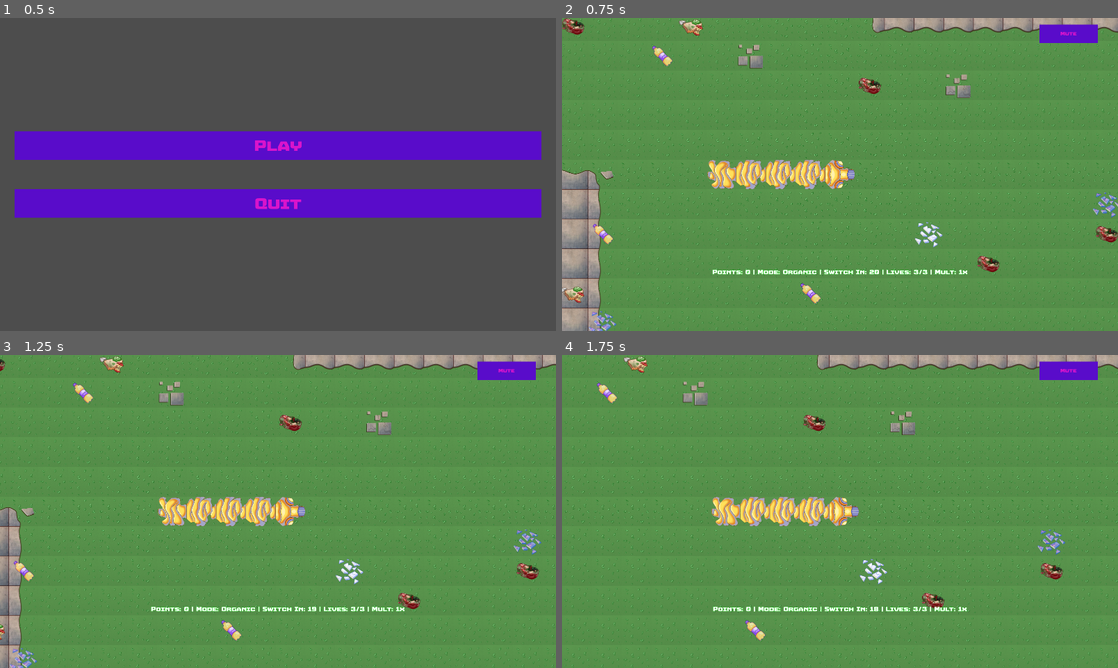
Above: before the commit, frames 1-4 (two rows, left to right).
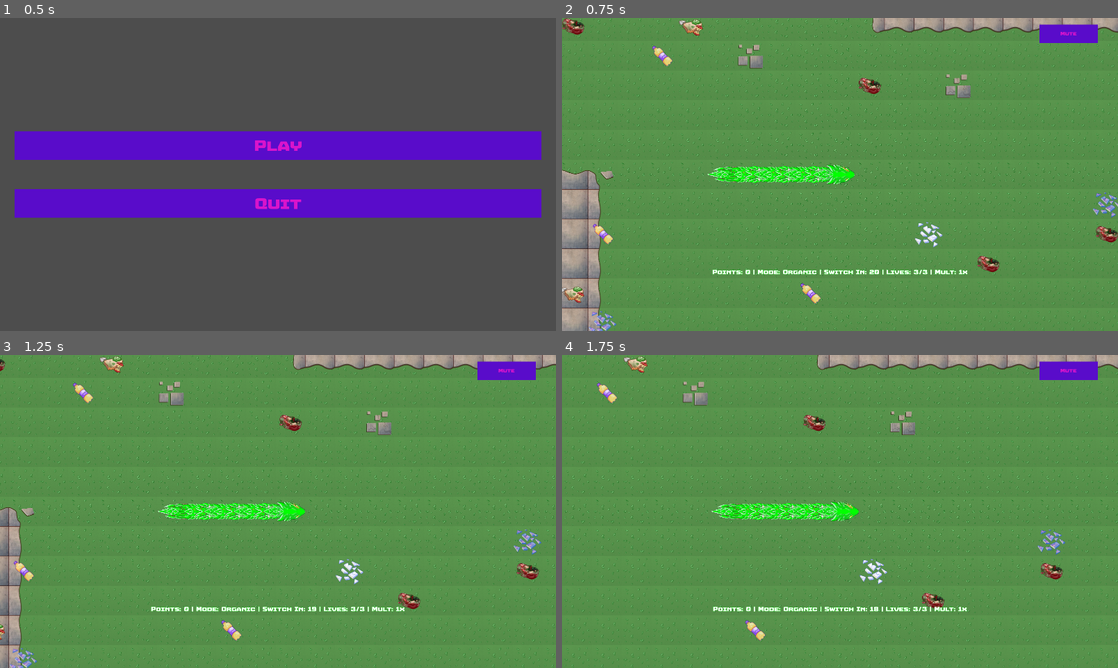
Above: after the commit, the same moments.

Repository: istamarahsan/s3rpent
Game: Godot game, scene res://root.tscn
Same seed, same stepped clock (60 frames per second), same inputs: the game is played once before the commit and once after it.
Inputs:
- Up to frame 1 (0.5 s): no input
- Up to frame 2 (0.75 s): click "Play" at 0.5 s
- Up to frame 3 (1.25 s): no input
- Up to frame 4 (1.75 s): tap Enter (ui_accept) at 1.25, 1.52 s; hold Right (ui_right) from 1.28 s (still down)

Frame 1 is identical in both runs. In frame 2, 1.9% of the frame differs, in the area x 26-53%, y 45-55%; in frame 3, 1.9%; in frame 4, 1.9%, in the area x 26-54%, y 45-55%.

Commit message:
update snake assets

Diff:
--- a/presentation/snake/glass.tres
+++ b/presentation/snake/glass.tres
@@ -1,27 +1,32 @@
-[gd_resource type="Resource" script_class="SnakeTheme" load_steps=7 format=3 uid="uid://bdnjgq7c4o4yb"]
+[gd_resource type="Resource" script_class="SnakeTheme" load_steps=8 format=3 uid="uid://bdnjgq7c4o4yb"]
 
 [ext_resource type="Texture2D" uid="uid://cr1j43rpb7k0c" path="res://assets/snake/glass snake tileset.png" id="1_5kmuc"]
 [ext_resource type="Script" path="res://presentation/snake/snake_theme.gd" id="2_aapaq"]
 
 [sub_resource type="AtlasTexture" id="AtlasTexture_i3qjc"]
 atlas = ExtResource("1_5kmuc")
-region = Rect2(128, 0, 128, 128)
+region = Rect2(256, 384, 128, 128)
 
 [sub_resource type="AtlasTexture" id="AtlasTexture_3cbgk"]
 atlas = ExtResource("1_5kmuc")
-region = Rect2(0, 128, 128, 128)
+region = Rect2(128, 256, 128, 128)
+
+[sub_resource type="AtlasTexture" id="AtlasTexture_imevh"]
+atlas = ExtResource("1_5kmuc")
+region = Rect2(256, 256, 128, 128)
 
 [sub_resource type="AtlasTexture" id="AtlasTexture_5m6uo"]
 atlas = ExtResource("1_5kmuc")
-region = Rect2(128, 128, 128, 128)
+region = Rect2(384, 384, 128, 128)
 
 [sub_resource type="AtlasTexture" id="AtlasTexture_pw8bc"]
 atlas = ExtResource("1_5kmuc")
-region = Rect2(0, 0, 128, 128)
+region = Rect2(128, 0, 128, 128)
 
 [resource]
 script = ExtResource("2_aapaq")
 head = SubResource("AtlasTexture_5m6uo")
 corner_left = SubResource("AtlasTexture_3cbgk")
+corner_right = SubResource("AtlasTexture_imevh")
 body = SubResource("AtlasTexture_i3qjc")
 tail = SubResource("AtlasTexture_pw8bc")
--- a/presentation/snake/plastic.tres
+++ b/presentation/snake/plastic.tres
@@ -1,15 +1,19 @@
-[gd_resource type="Resource" script_class="SnakeTheme" load_steps=7 format=3 uid="uid://dxgiplhlryaqw"]
+[gd_resource type="Resource" script_class="SnakeTheme" load_steps=8 format=3 uid="uid://dxgiplhlryaqw"]
 
 [ext_resource type="Script" path="res://presentation/snake/snake_theme.gd" id="1_56bsr"]
 [ext_resource type="Texture2D" uid="uid://c2l4ahne7htob" path="res://assets/snake/plastic snake tileset.png" id="1_qq4jo"]
 
 [sub_resource type="AtlasTexture" id="AtlasTexture_ienb7"]
 atlas = ExtResource("1_qq4jo")
-region = Rect2(0, 1, 128, 128)
+region = Rect2(0, 0, 128, 128)
 
 [sub_resource type="AtlasTexture" id="AtlasTexture_mrmwm"]
 atlas = ExtResource("1_qq4jo")
-region = Rect2(128, 1, 128, 128)
+region = Rect2(128, 0, 128, 128)
+
+[sub_resource type="AtlasTexture" id="AtlasTexture_uj33i"]
+atlas = ExtResource("1_qq4jo")
+region = Rect2(0, 256, 128, 128)
 
 [sub_resource type="AtlasTexture" id="AtlasTexture_oe7ab"]
 atlas = ExtResource("1_qq4jo")
@@ -17,11 +21,12 @@
 
 [sub_resource type="AtlasTexture" id="AtlasTexture_tc10p"]
 atlas = ExtResource("1_qq4jo")
-region = Rect2(128, 129, 128, 128)
+region = Rect2(128, 128, 128, 128)
 
 [resource]
 script = ExtResource("1_56bsr")
 head = SubResource("AtlasTexture_oe7ab")
 corner_left = SubResource("AtlasTexture_mrmwm")
+corner_right = SubResource("AtlasTexture_uj33i")
 body = SubResource("AtlasTexture_ienb7")
 tail = SubResource("AtlasTexture_tc10p")
--- a/presentation/snake/snake_theme.gd
+++ b/presentation/snake/snake_theme.gd
@@ -3,5 +3,6 @@
 
 @export var head: Texture2D
 @export var corner_left: Texture2D
+@export var corner_right: Texture2D
 @export var body: Texture2D
 @export var tail: Texture2D
--- a/presentation/snake/stinky.tres
+++ b/presentation/snake/stinky.tres
@@ -1,6 +1,16 @@
-[gd_resource type="Resource" script_class="SnakeTheme" load_steps=2 format=3 uid="uid://b3kvx0hxjqior"]
+[gd_resource type="Resource" script_class="SnakeTheme" load_steps=7 format=3 uid="uid://b3kvx0hxjqior"]
 
 [ext_resource type="Script" path="res://presentation/snake/snake_theme.gd" id="1_6shqg"]
+[ext_resource type="Texture2D" uid="uid://d007h1a6wo21y" path="res://assets/snake/organic snake/body.png" id="1_igi41"]
+[ext_resource type="Texture2D" uid="uid://bh7nwwvr6go6x" path="res://assets/snake/organic snake/corner left.png" id="2_wwuvp"]
+[ext_resource type="Texture2D" uid="uid://bfao6bwbqvuw8" path="res://assets/snake/organic snake/corner right.png" id="3_c4tx4"]
+[ext_resource type="Texture2D" uid="uid://dwx5cnnq6hs68" path="res://assets/snake/organic snake/head.png" id="4_kfgb0"]
+[ext_resource type="Texture2D" uid="uid://jclla2oh7xu6" path="res://assets/snake/organic snake/tail.png" id="6_vw2tj"]
 
 [resource]
 script = ExtResource("1_6shqg")
+head = ExtResource("4_kfgb0")
+corner_left = ExtResource("2_wwuvp")
+corner_right = ExtResource("3_c4tx4")
+body = ExtResource("1_igi41")
+tail = ExtResource("6_vw2tj")
--- a/presentation/snake_segment_trans.gd
+++ b/presentation/snake_segment_trans.gd
@@ -36,15 +36,13 @@
 func _update_texture():
 	var theme = _match_polarity()
 	var texture: Texture2D
-	$Sprite.flip_h = false
 	match type:
 		SegmentType.Head:
 			texture = theme.head
 		SegmentType.Body:
 			texture = theme.body
 		SegmentType.CornerRight:
-			texture = theme.corner_left
-			$Sprite.flip_h = true
+			texture = theme.corner_right
 		SegmentType.CornerLeft:
 			texture = theme.corner_left
 		SegmentType.Tail:
--- a/presentation/snake_segment_trans.tscn
+++ b/presentation/snake_segment_trans.tscn
@@ -1,8 +1,9 @@
-[gd_scene load_steps=6 format=3 uid="uid://lbn1i850k345"]
+[gd_scene load_steps=7 format=3 uid="uid://lbn1i850k345"]
 
 [ext_resource type="Script" path="res://presentation/snake_segment_trans.gd" id="1_6fdbu"]
 [ext_resource type="Resource" uid="uid://dxgiplhlryaqw" path="res://presentation/snake/plastic.tres" id="2_0s8o6"]
 [ext_resource type="Resource" uid="uid://bdnjgq7c4o4yb" path="res://presentation/snake/glass.tres" id="3_ckgfs"]
+[ext_resource type="Resource" uid="uid://b3kvx0hxjqior" path="res://presentation/snake/stinky.tres" id="4_caytu"]
 [ext_resource type="Shader" path="res://presentation/snake_segment_basic.gdshader" id="4_ft7i2"]
 
 [sub_resource type="ShaderMaterial" id="ShaderMaterial_8nypo"]
@@ -14,7 +15,7 @@
 script = ExtResource("1_6fdbu")
 plastic_set = ExtResource("2_0s8o6")
 glass_set = ExtResource("3_ckgfs")
-organic_set = ExtResource("2_0s8o6")
+organic_set = ExtResource("4_caytu")
 flash_times = 2
 flash_color = Color(0.941176, 0, 0, 0.270588)
 
Not shown, added: assets/snake/Plastic Snek TIleset.png.import
Binary file changed: assets/snake/glass snake tileset.png
Binary file added: assets/snake/glass snake/Glass snake body resize.png
Not shown, added: assets/snake/glass snake/Glass snake body resize.png.import
Binary file added: assets/snake/glass snake/Glass snake corner resize.png
Not shown, added: assets/snake/glass snake/Glass snake corner resize.png.import
Binary file added: assets/snake/glass snake/Glass snake head resize.png
Not shown, added: assets/snake/glass snake/Glass snake head resize.png.import
Binary file added: assets/snake/glass snake/Glass snake tail resize.png
Not shown, added: assets/snake/glass snake/Glass snake tail resize.png.import
Binary file added: assets/snake/organic snake/body.png
Not shown, added: assets/snake/organic snake/body.png.import
(and 17 more such lines)
